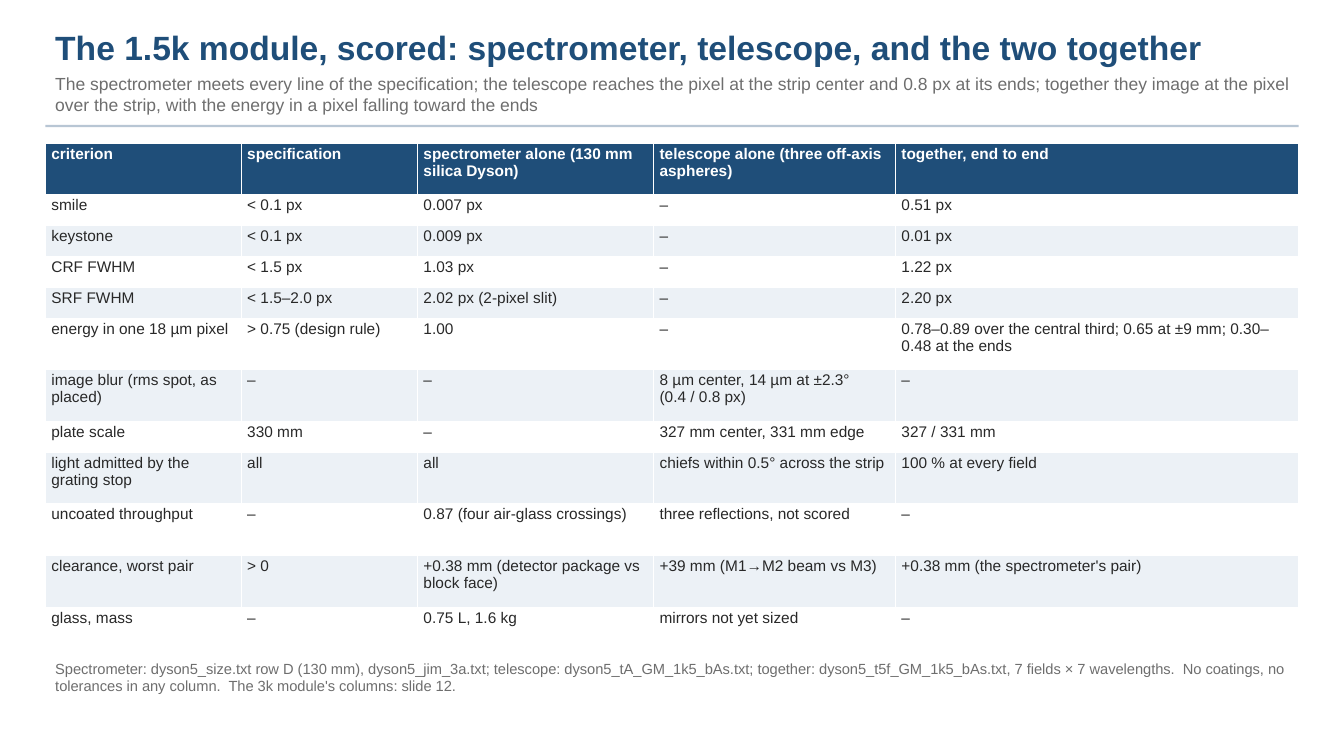
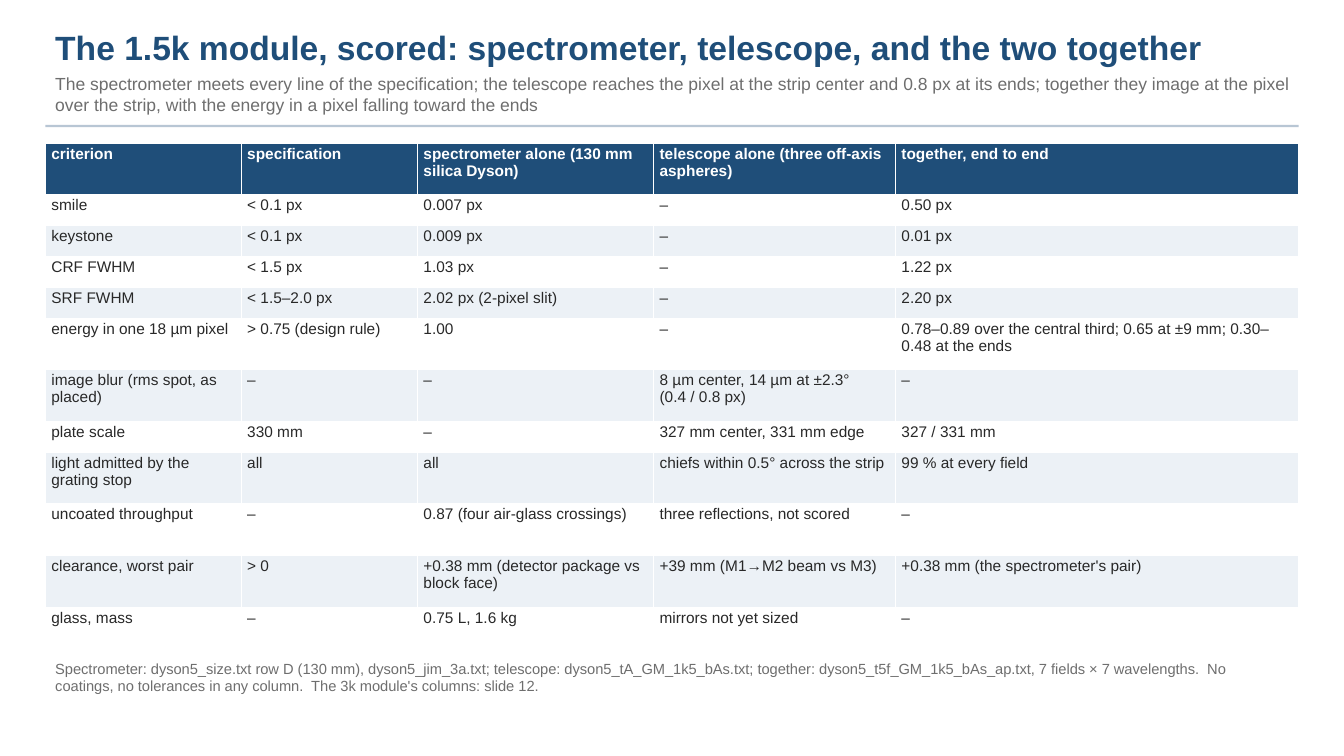
Before and after one commit to nasa-jpl/macos, a slide deck: slide 7 of demo_session/deck_dyson_record.pptx. Drawn at 1344x756 pixels with LibreOffice and Linux fonts; fonts in the diff are those of the drawing. Boxes give left, top, right and bottom in pixels: in the first picture for what was removed or moved away, otherwise in the second. Text is boxed around its words. In the diff, an @@ line names an element or a change of style, - is before the commit and + after.

```diff
--- a/demo_session/deck_dyson_record.pptx
+++ b/demo_session/deck_dyson_record.pptx
@@ table at [45, 143, 1299, 638] @@
-row 2, column 5: 0.51 px
+row 2, column 5: 0.50 px
-row 9, column 5: 100 % at every field
+row 9, column 5: 99 % at every field
@@ text at [55, 663, 1226, 694]: text changed @@
-Spectrometer: dyson5_size.txt row D (130 mm), dyson5_jim_3a.txt; telescope: dyson5_tA_GM_1k5_bAs.txt; together: dyson5_t5f_GM_1k5_bAs.txt, 7 fields × 7 wavelengths. No coatings, no tolerances in any column. The 3k module's columns: slide 12.
+Spectrometer: dyson5_size.txt row D (130 mm), dyson5_jim_3a.txt; telescope: dyson5_tA_GM_1k5_bAs.txt; together: dyson5_t5f_GM_1k5_bAs_ap.txt, 7 fields × 7 wavelengths. No coatings, no tolerances in any column. The 3k module's columns: slide 12.
```
Also in this commit, not shown: 6 other slides changed, 6 other files.
